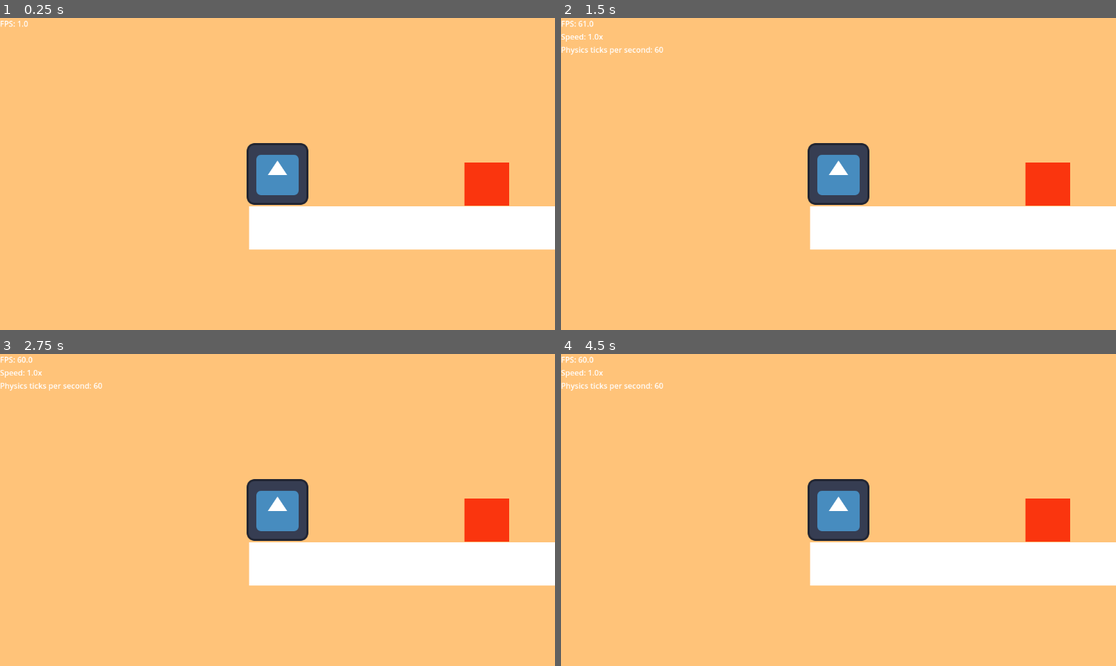
Above: before the commit, frames 1-4 (two rows, left to right).
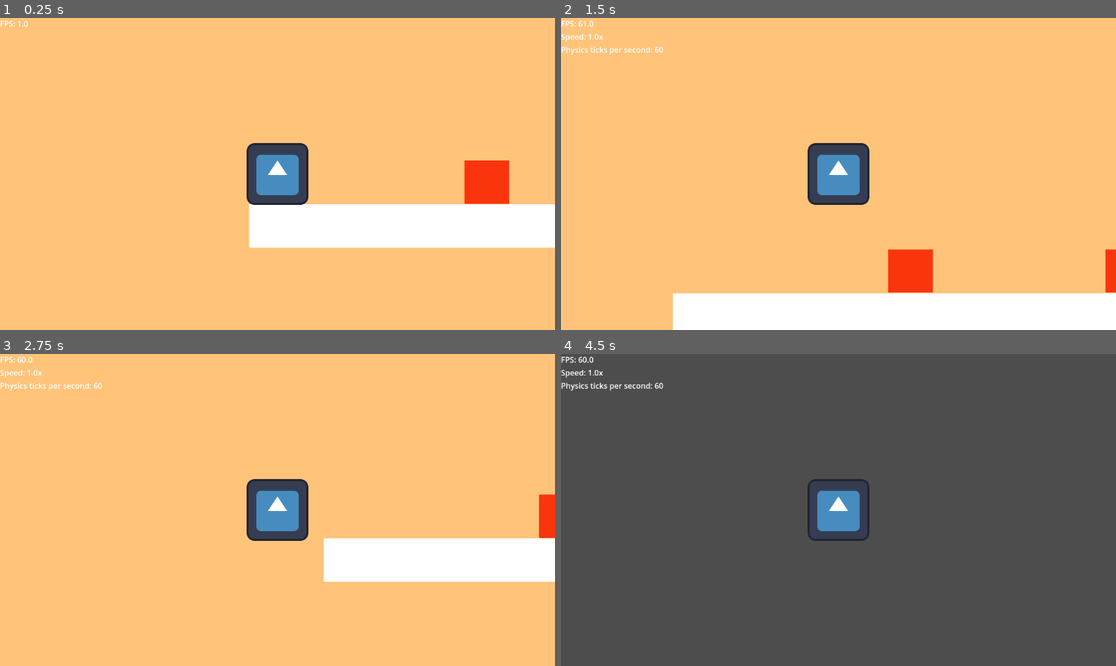
Above: after the commit, the same moments.

Repository: Olavsa/rl_godot_python
Game: Godot game, scene res://main.tscn
Two runs of this game, one before a commit and one after it. Both use one fixed random seed, a clock stepped at 60 frames per second and the inputs below. The engine's default icon, where the game draws it, is replaced by a stand-in: a white triangle on a blue panel in a dark square.
Inputs:
- Up to frame 1 (0.25 s): no input
- Up to frame 2 (1.5 s): tap Enter at 0.5 s; hold D (move_right) from 0.53 s (still down); tap Space (jump) at 0.77 s
- Up to frame 3 (2.75 s): tap Space (jump) at 1.52 s; release D (move_right) at 2.03 s; hold A (move_left) from 2.03 s (still down)
- Up to frame 4 (4.5 s): release A (move_left) at 2.78 s; hold D (move_right) 2.78-4.28 s; tap Space (jump) at 3.02, 3.77 s; hold A (move_left) from 4.28 s (still down)

The runs differ from the first frame. In frame 1, 0.9% of the frame differs, in the area x 44-100%, y 45-75%; in frame 2, 20%; in frame 3, 4.4%; in frame 4, 98%, in the area x 0-100%, y 0-100%.

Commit message:
Fix human mode  for player script

Diff:
--- a/rl_godot/game/game_envs/mvp/Player.gd
+++ b/rl_godot/game/game_envs/mvp/Player.gd
@@ -51,8 +51,8 @@
 		direction = 1
 	elif Input.is_action_pressed("move_left"):
 		direction = -1
-
-	direction = agent.move
+	else:
+		direction = agent.move
 
 	# Update distance traveled
 	distance_traveled = direction * SPEED * delta
--- a/rl_godot/main.tscn
+++ b/rl_godot/main.tscn
@@ -17,7 +17,6 @@
 
 [node name="Main" type="Node"]
 script = ExtResource("1_0xm2m")
-human_mode = false
 
 [node name="ServerTCP" parent="." instance=ExtResource("2_h2yge")]
 
